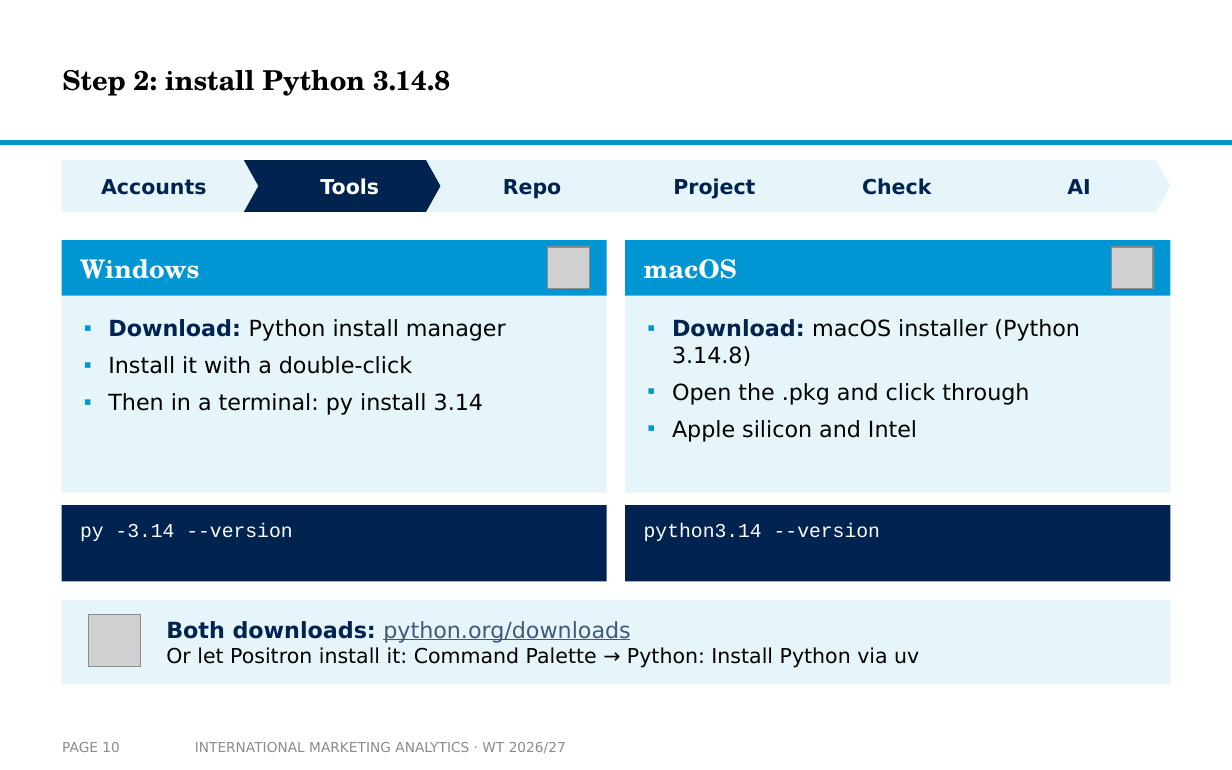
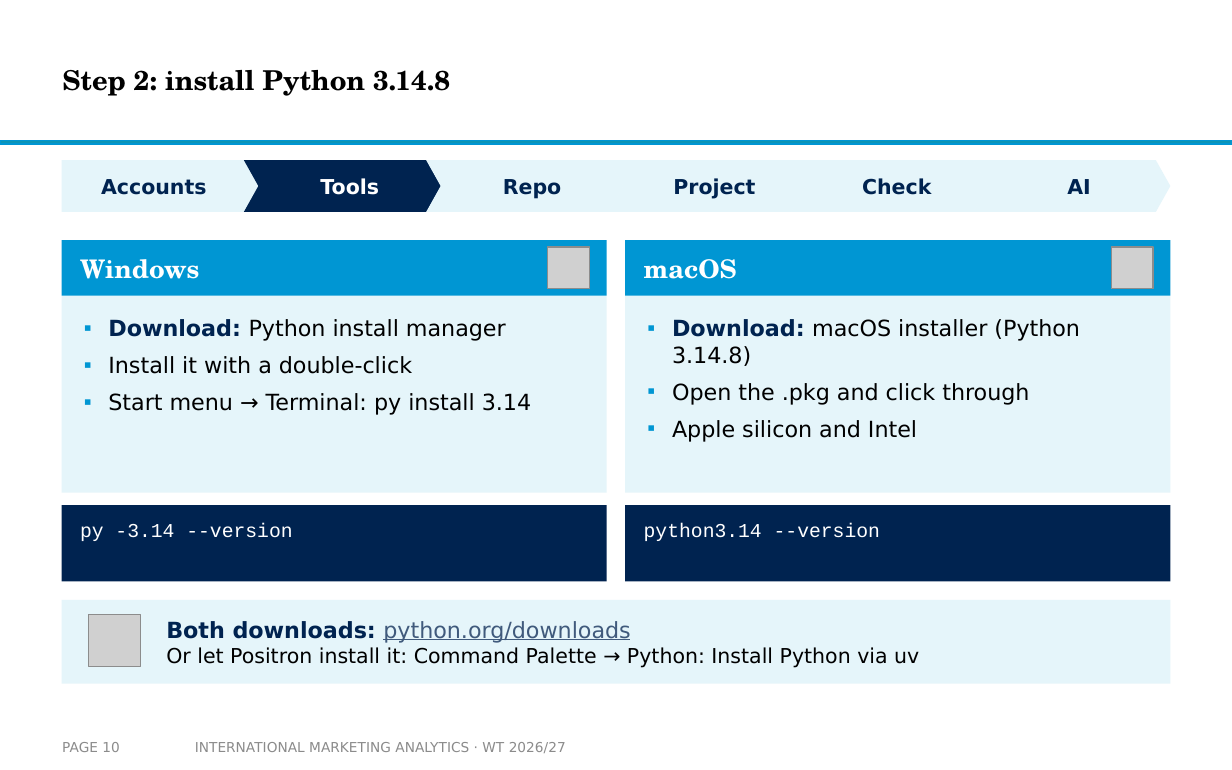
Before and after one commit to arnefloh-wu/International-Marketing-Analytics, a slide deck: slide 10 of slides/01a_setup-and-registration_WT26-27.pptx. Drawn at 1232x770 pixels with LibreOffice and Linux fonts; fonts in the diff are those of the drawing; grey boxes stand for pictures; background and template pictures are left out. Boxes give left, top, right and bottom in pixels: in the first picture for what was removed or moved away, otherwise in the second. Text is boxed around its words. In the diff, an @@ line names an element or a change of style, - is before the commit and + after.

```diff
--- a/slides/01a_setup-and-registration_WT26-27.pptx
+++ b/slides/01a_setup-and-registration_WT26-27.pptx
@@ text at (x1=108, y1=393, x2=531, y2=415): text changed @@
-▪ Then in a terminal: py install 3.14
+▪ Start menu → Terminal: py install 3.14
```
Also in this commit, not shown: 6 other slides changed, 9 slides added, 1 slide removed, 12 other files.
